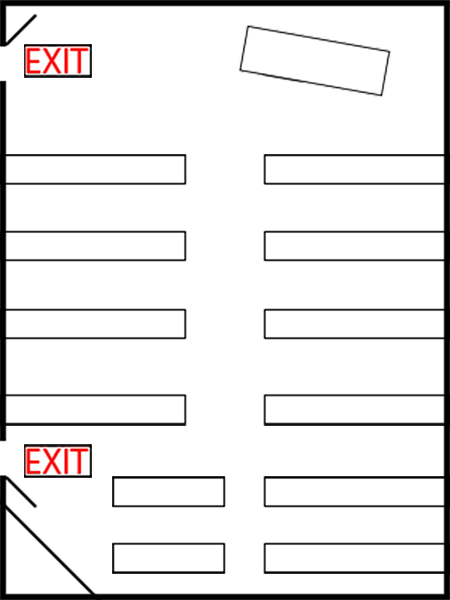
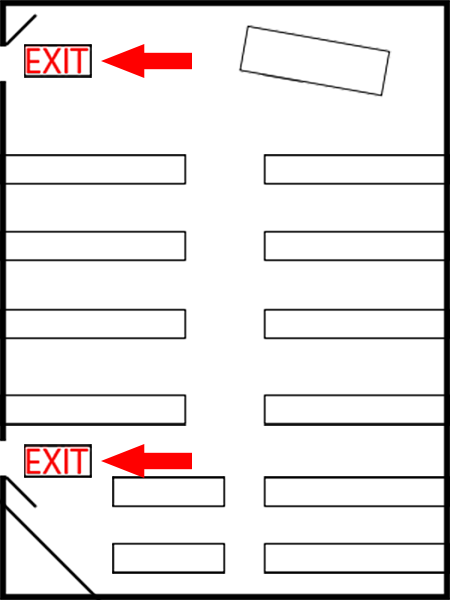
Before/after of a 450×600 layered artwork. What changed in the layer stack:
added layer "Layer 2" above "Layer 1" over [101, 444, 192, 478]
added layer "Layer 1" above "Back CUOL Room" over [101, 44, 192, 78]
